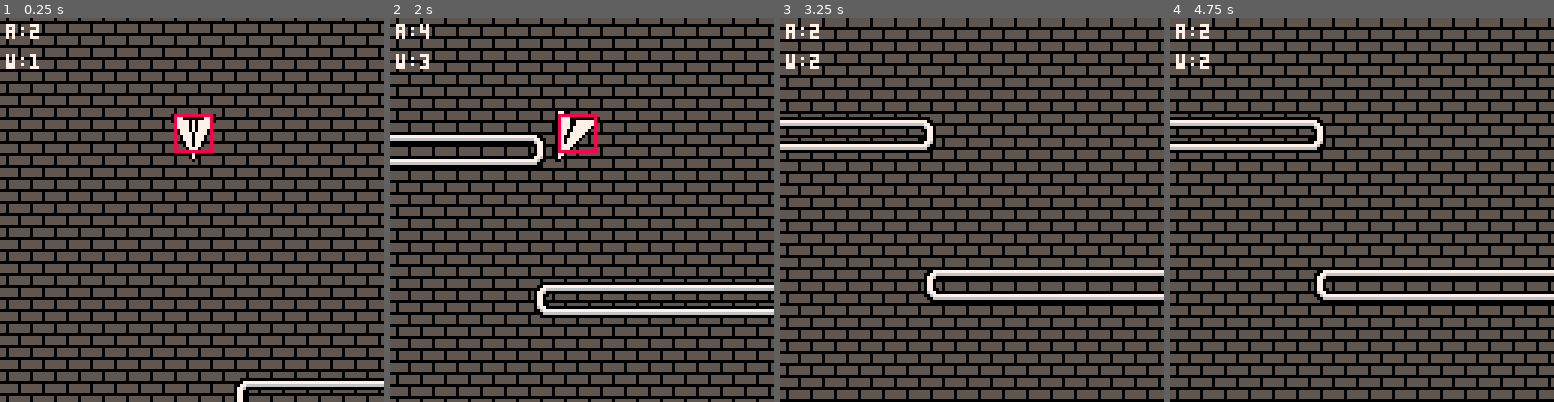
Above: before the commit, frames 1-4 (left to right).
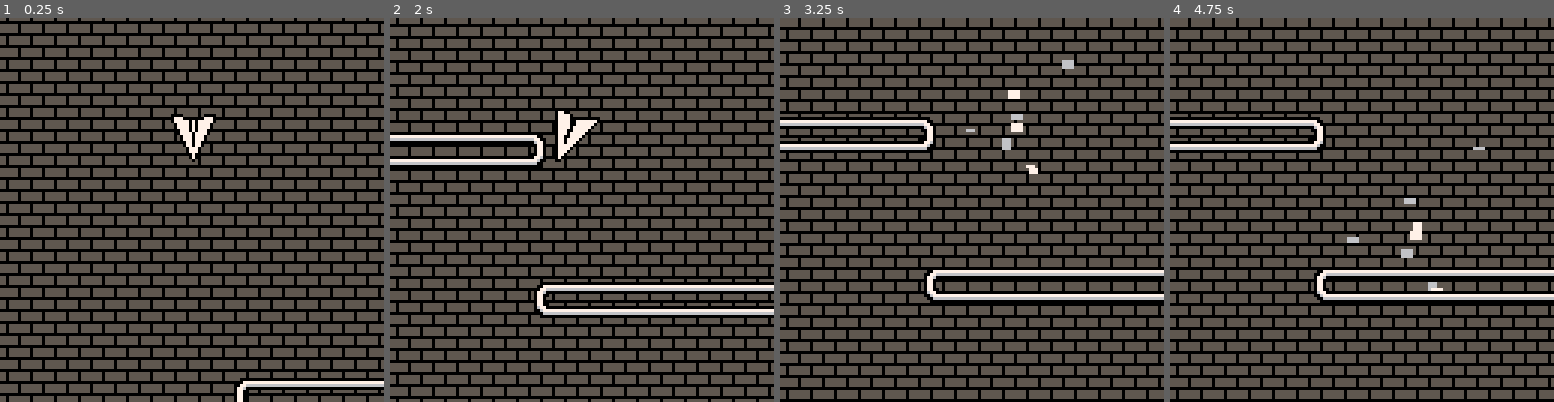
Above: after the commit, the same moments.

Repository: cbrwn/pico8carts
Game: PICO-8 cartridge plane.p8
The game is run twice, just before and just after one commit, with the same random seed, the same clock (stepped at 60 frames per second) and the same inputs.
Inputs:
- Up to frame 1 (0.25 s): no input
- Up to frame 2 (2 s): tap O (Z key) at 0.33, 0.7, 1.43 s; tap X (X key) at 1.07 s; hold Left from 1.97 s (still down)
- Up to frame 3 (3.25 s): tap X (X key) every 0.33 s from 2.07 to 3.07 s; tap O (Z key) at 2.22, 3.1 s; release Left at 2.37 s; hold Down 2.42-2.82 s; hold Right from 2.87 s (still down)
- Up to frame 4 (4.75 s): tap X (X key) every 0.33 s from 3.4 to 4.73 s; release Right at 3.53 s; hold Up 3.58-4.08 s; tap O (Z key) at 3.98 s; hold Right 4.13-4.53 s; hold Down from 4.58 s (still down)

The runs differ from the first frame. In frame 1, 0.6% of the frame differs, in the area x 1-56%, y 1-36%; in frame 2, 0.6%; in frame 3, 0.7%, in the area x 1-77%, y 1-41%; in frame 4, 0.7%.

Commit message:
(kinda) better death particles

Diff:
--- a/plane.p8
+++ b/plane.p8
@@ -6,7 +6,7 @@
 cartdata("cmrn_plane")
 
 transcolor=3
-debug=true
+debug=false
 
 function _init()
 	settrans(transcolor)
@@ -169,10 +169,10 @@
 end
 
 function kill_plane(p)
-	for i=0,10+rnd(20) do
-		local px=p.x+rnd(10)
-		local py=p.y+rnd(10)
-		make_particle(px,py)
+	for i=0,6+rnd(6) do
+		local px=p.x--+rnd(10)
+		local py=p.y--+rnd(10)
+		make_particle(px,py,sign(p.d))
 	end
 	del(actors,p)
 	fallspeed=0
@@ -254,12 +254,18 @@
 	return true
 end
 
-function make_particle(x,y)
-	local p={x=x,y=y}
-	local mamt=2
-	p.dx=rnd(mamt)-(mamt/2)
-	p.dy=rnd(mamt)-(mamt/2)
-	p.t=60+rnd(30)
+function make_particle(x,y,d)
+	local p={x=x,y=y,w=rnd(1)+2,h=rnd(1)+2}
+	d=d or 1
+	p.bh=p.h--base height
+	p.dx=-rnd(1)*d
+	p.dy=-rnd(1)
+	p.f=true--flipping
+	if d==0 then
+		p.dy*=1.4 --more force if plane was falling straight down
+		p.dx+=rnd(2)-1--also throw out sideways
+	end
+	p.t=600+rnd(30)
 	p.s=3
 	if(rnd(100)<50)p.s=4
 	p.c=7
@@ -272,20 +278,43 @@
 	return p
 end
 
+local spinspeed=0.5
 function update_particle(p)
 	p.x+=p.dx
 	p.y+=p.dy
 
-	p.dx*=0.93
-	p.dy*=0.93
-
-	p.t-=1
-	p.s-=rnd(20)/100
-	if(p.t<=0 or p.s<=0)del(actors,p)
+	p.dx*=0.98
+	p.dy-=(p.dy-0.5)*0.02
+
+	if p.f then
+		p.h-=rnd(spinspeed)
+		if p.h<=0 then
+			p.h=0
+			p.f=false
+			if p.c==7 then
+				p.c=6
+			else
+				p.c=7
+			end
+		end
+	else
+		p.h+=rnd(spinspeed)
+		if p.h>=p.bh then
+			p.h=p.bh
+			p.f=true
+		end
+	end
+
+	p.t-=0.5+rnd(1)
+	if(p.t<=0 or p.y>140)del(actors,p)
 end
 
 function draw_particle(p)
-	circfill(p.x,p.y,p.s,p.c)
+	--make particles sway like
+	--paper falling
+	local xs=p.x+(-sin(p.t/100)*5)
+	local ys=p.y-(sin(p.y/40))*3
+	rectfill(xs,ys,xs+p.w,ys+p.h,p.c)
 end
 --/=/=/=/=/=/=/=/=/=/=/=/=/=/=/=
 -- game state end
